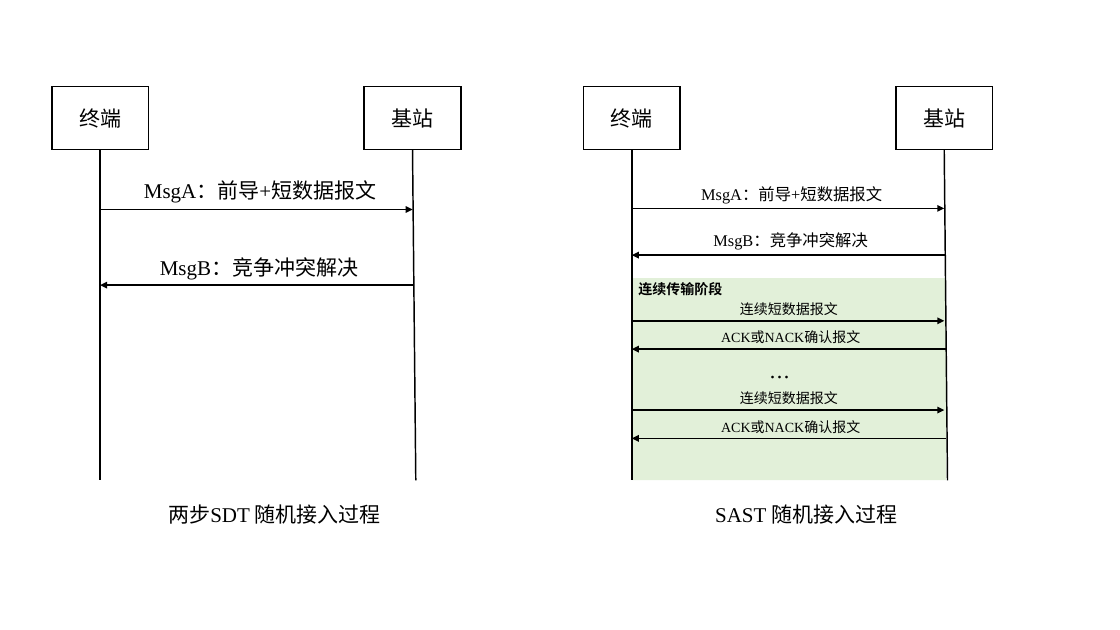
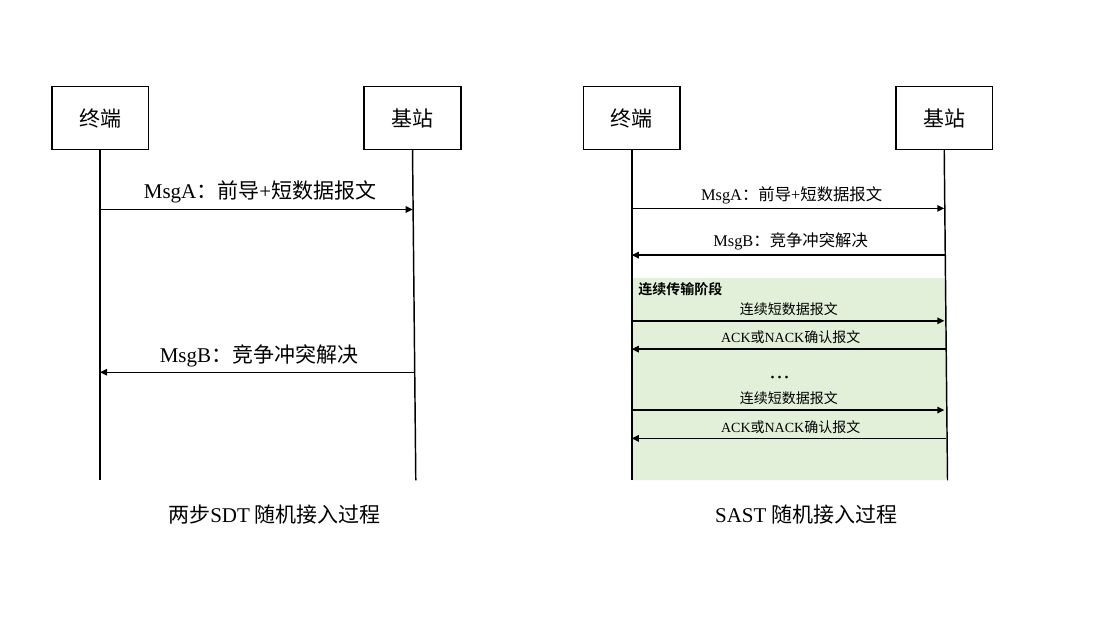
Before and after one commit to Aworrier/zzzwl-big_paper, a slide deck: slide 13 of PPT画图.pptx. Drawn at 1120x630 pixels with LibreOffice and Linux fonts; fonts in the diff are those of the drawing. Boxes give left, top, right and bottom in pixels: in the first picture for what was removed or moved away, otherwise in the second. Text is boxed around its words. In the diff, an @@ line names an element or a change of style, - is before the commit and + after.

```diff
--- a/PPT画图.pptx
+++ b/PPT画图.pptx
@@ text "MsgB：竞争冲突解决": place and size @@
-text "MsgB：竞争冲突解决" at (160,259,358,280)
+text "MsgB：竞争冲突解决" at (160,346,358,367)
@@ arrow moved from (414, 285) - (100, 285) to (414, 372) - (100, 372) @@
```
Also in this commit, not shown: 2 slides added, 33 other files.
